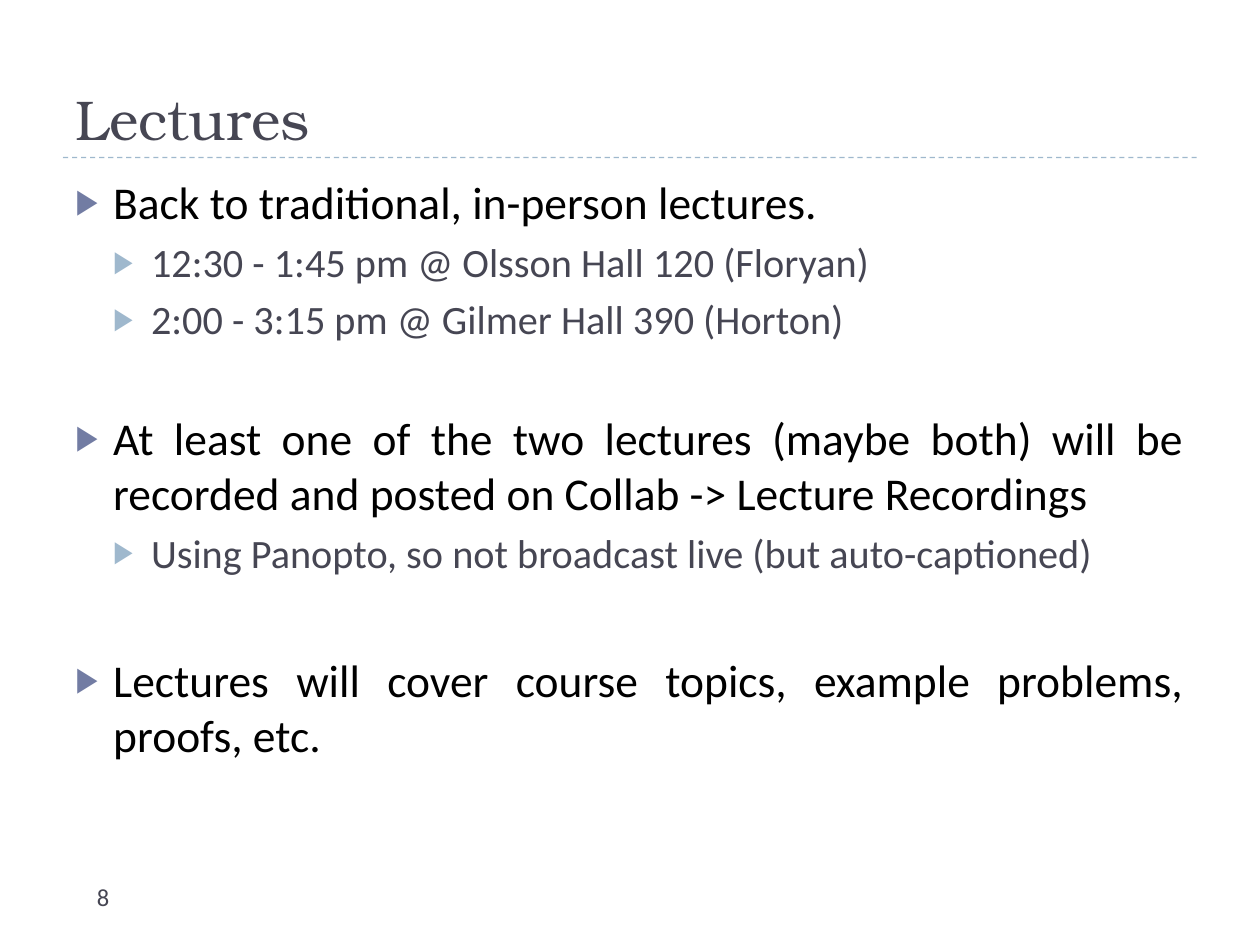
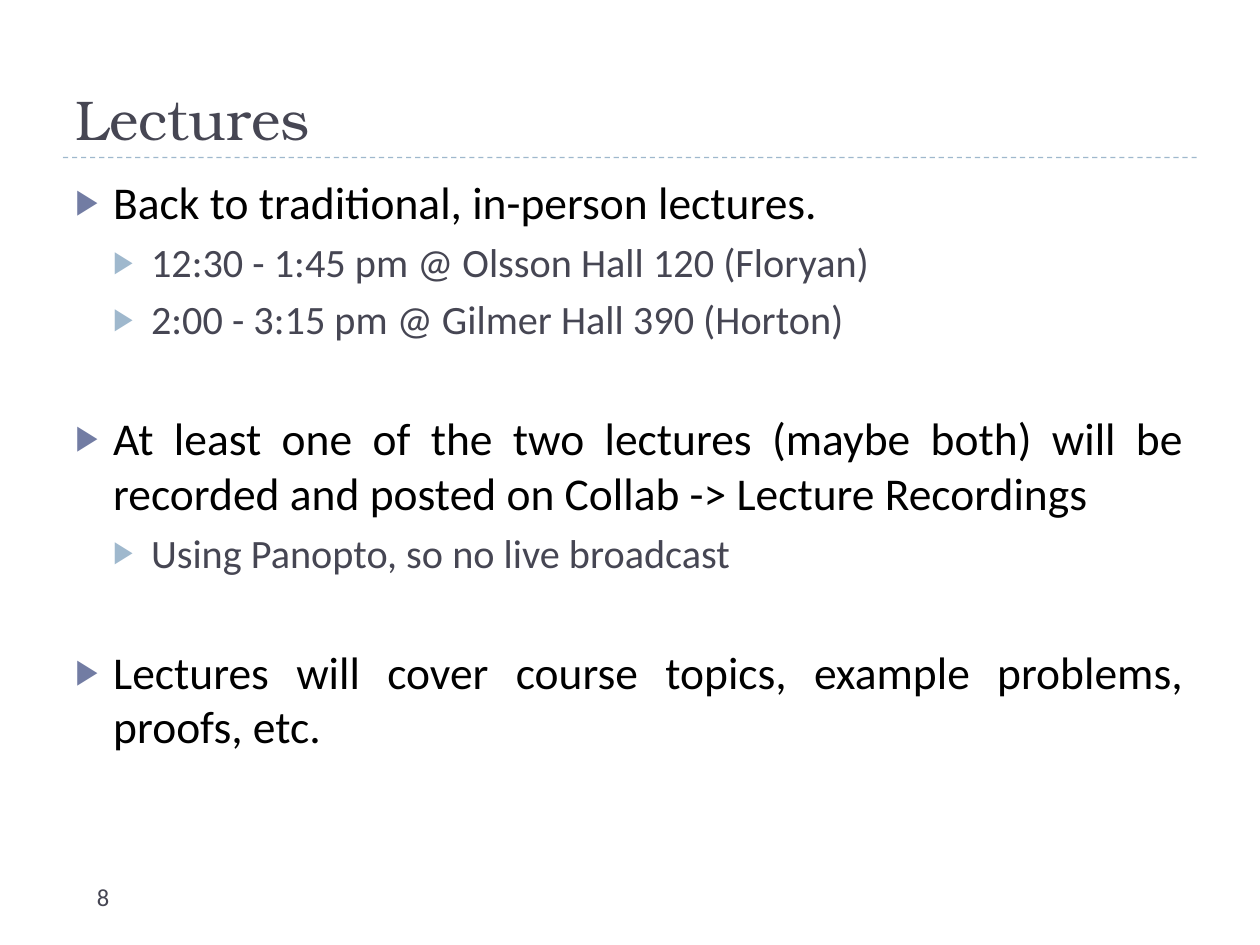
Before and after one commit to uva-cs/cs4102-f21, a slide deck: slide 8 of slides/courseintroduction.pptx. Drawn at 1260x945 pixels with LibreOffice and Linux fonts; fonts in the diff are those of the drawing. Boxes give left, top, right and bottom in pixels: in the first picture for what was removed or moved away, otherwise in the second. Text is boxed around its words. In the diff, an @@ line names an element or a change of style, - is before the commit and + after.

```diff
--- a/slides/courseintroduction.pptx
+++ b/slides/courseintroduction.pptx
@@ text at box(151, 540, 730, 575): text changed @@
-  ▶ Using Panopto, so not broadcast live (but auto-captioned)
+  ▶ Using Panopto, so no live broadcast
```
Also in this commit, not shown: 9 other slides changed, 2 slides added, 3 other files.
